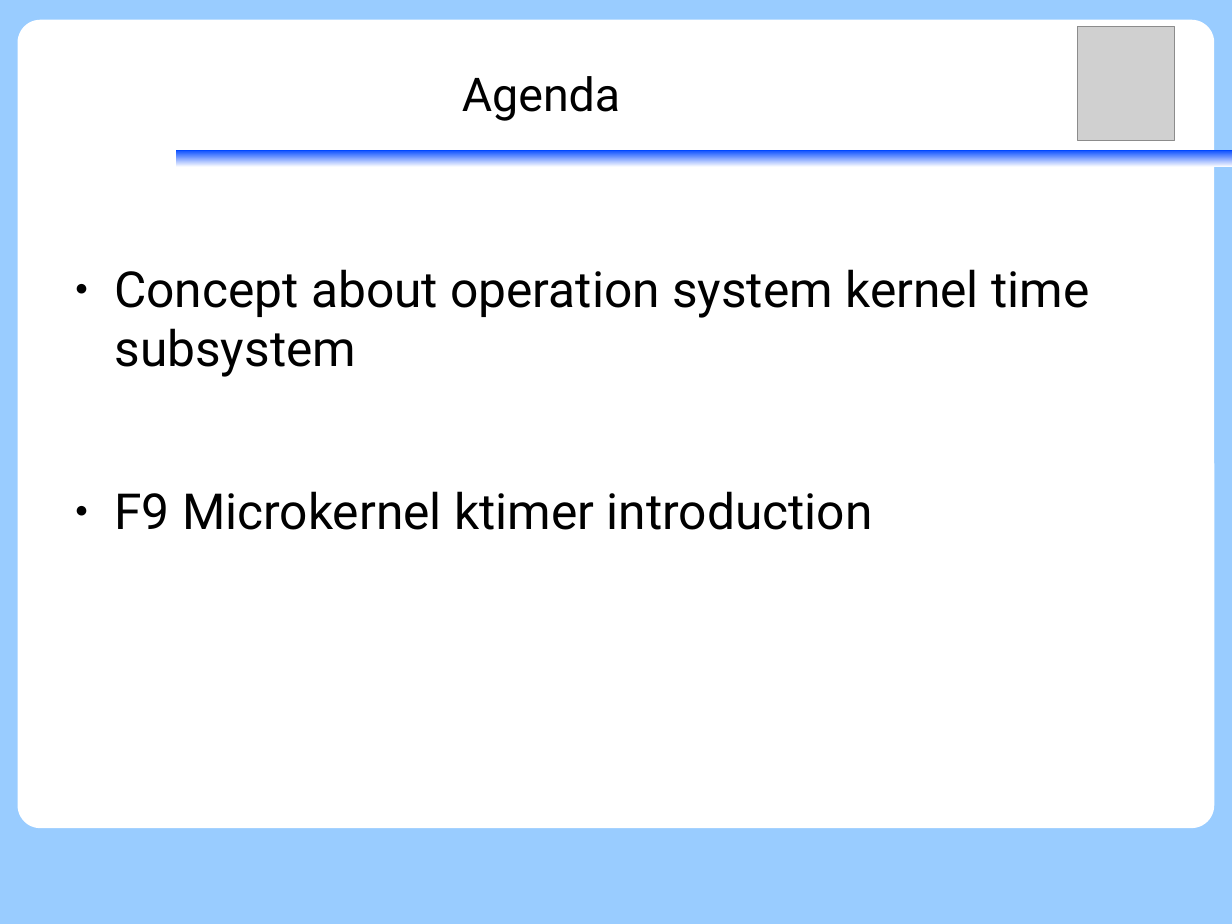
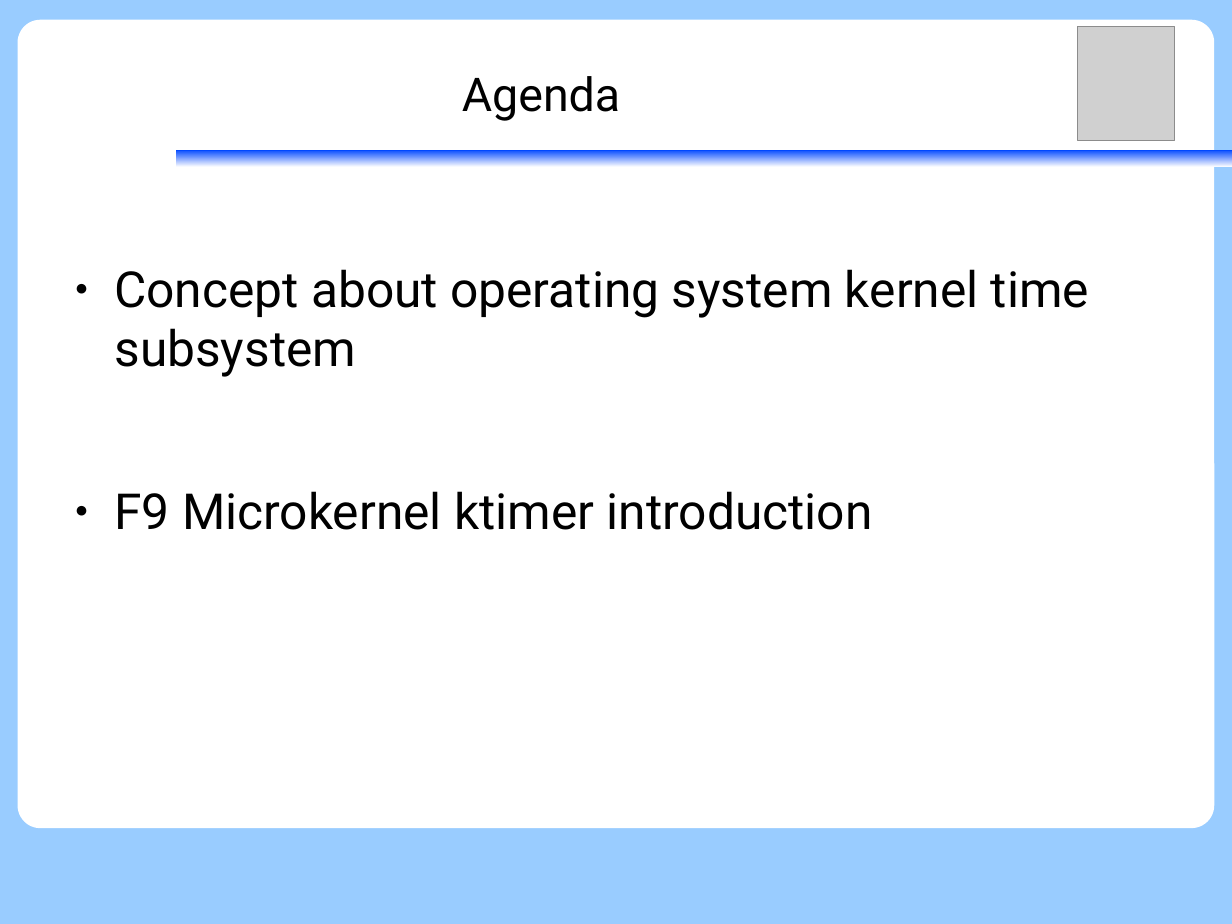
Before and after one commit to vh21/documents, a slide deck: slide 4 of ukernel/f9-microkernel-ktimer.odp. Drawn at 1232x924 pixels with LibreOffice and Linux fonts; fonts in the diff are those of the drawing; grey boxes stand for pictures. Boxes give left, top, right and bottom in pixels: in the first picture for what was removed or moved away, otherwise in the second. Text is boxed around its words. In the diff, an @@ line names an element or a change of style, - is before the commit and + after.

Commit message:
ukernel: f9kernel: refine words

```diff
--- a/ukernel/f9-microkernel-ktimer.odp
+++ b/ukernel/f9-microkernel-ktimer.odp
@@ text at (114,269,1089,377): text changed @@
-● Concept about operation system kernel time subsystem
+● Concept about operating system kernel time subsystem
```
Also in this commit, not shown: 14 other slides changed, 5 slides added.
